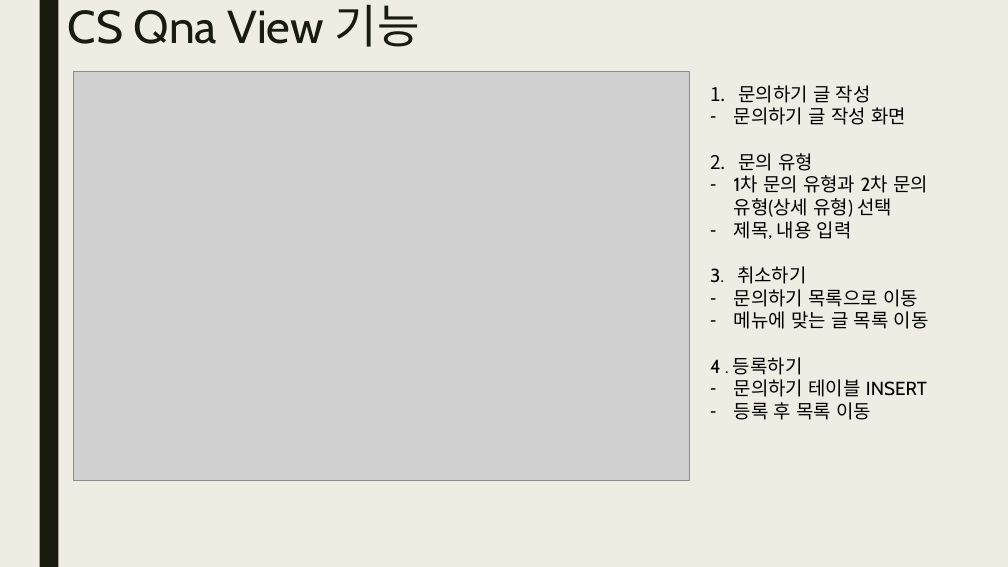
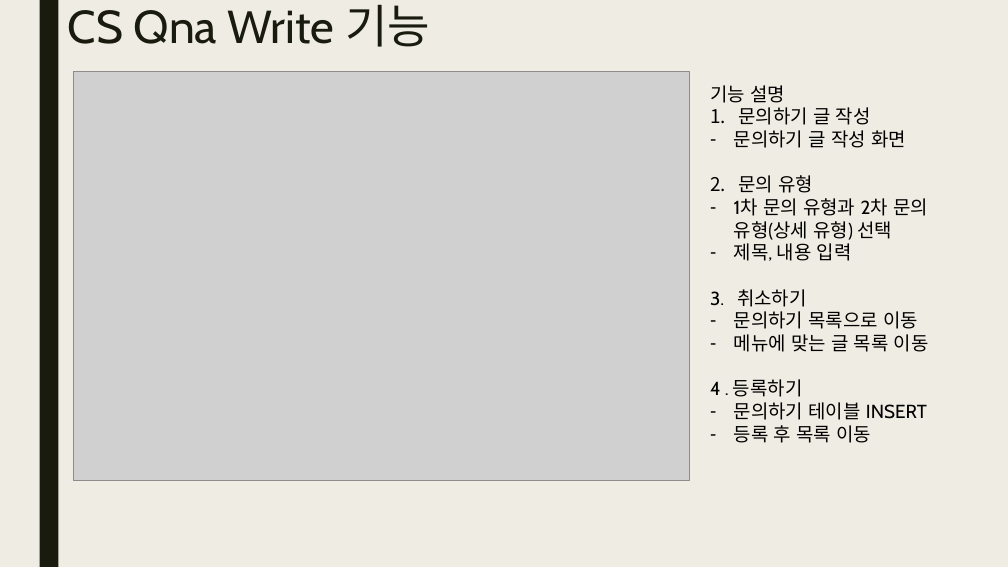
Before and after one commit to yndgow/Kmarket1, a slide deck: slide 40 of 발표보고서_Kmarket.pptx. Drawn at 1008x567 pixels with LibreOffice and Linux fonts; fonts in the diff are those of the drawing; grey boxes stand for pictures. Boxes give left, top, right and bottom in pixels: in the first picture for what was removed or moved away, otherwise in the second. Text is boxed around its words. In the diff, an @@ line names an element or a change of style, - is before the commit and + after.

```diff
--- a/발표보고서_Kmarket.pptx
+++ b/발표보고서_Kmarket.pptx
@@ title at [68,4,430,47]: text changed @@
-CS Qna View 기능
+CS Qna Write 기능
@@ text at [710,85,785,103]: paragraph added @@
+기능 설명
```
Also in this commit, not shown: 7 other slides changed, 9 slides added, 18 other files.
